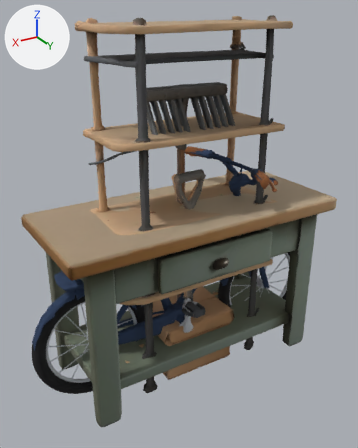
An edit to the glTF model public/models/garage.glb, drawn before and after from the same camera.
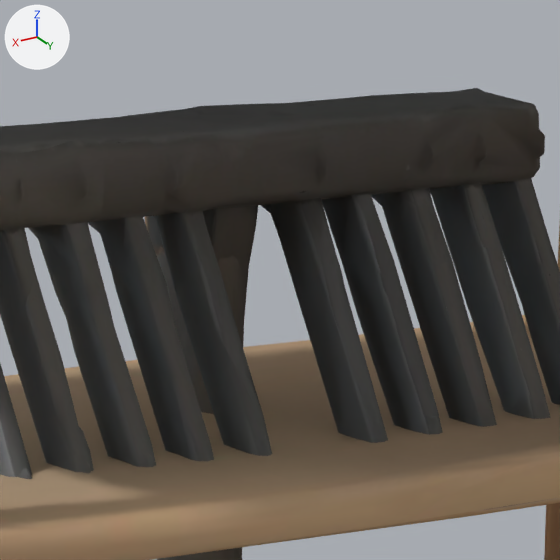
Each version is shown whole from a 50 mm lens placed at (1.239, 1.993, 1.818), pointed at (0.02, -0.038, 0.803), then close up on the part from 43% to 64% of the width and 16% to 33% of the height. Arrows for +X, +Y and +Z are at upper left; the lights stay in place. The older version's two pictures come first. Where no turn or scale is listed for an object, it has been applied to the vertices. Vertices at exactly the same position are counted once.

The first close-up shows 'etagere-garage', 'rateau'.
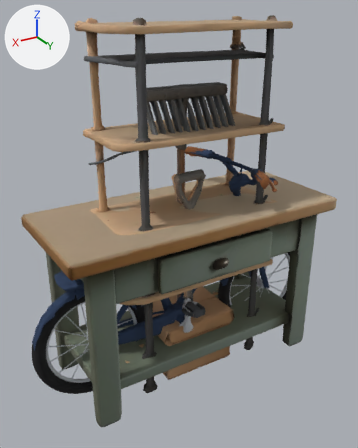
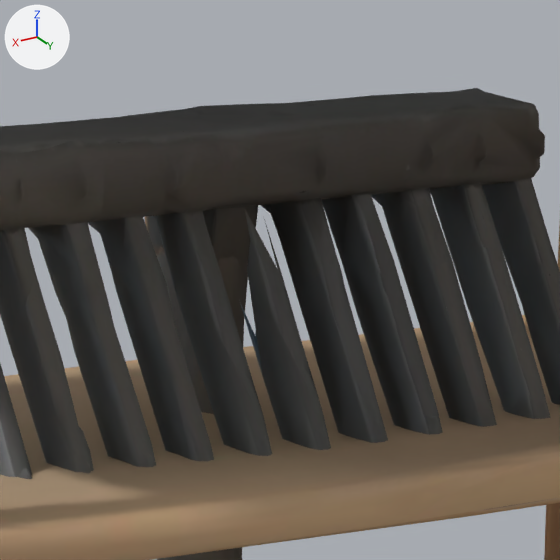
The change, as a diff of the scene's bpy script:
```diff
--- a/public/models/garage.glb.py
+++ b/public/models/garage.glb.py
@@ me_rateau @@
 # used by ob_rateau; location = (0.0, 0.0004, 0.7499)
-me_rateau.from_pydata(...)  # 2018 vertices, 3997 faces; spans x -0.225..0.225, y -0.102..0.102, z -0.75..0.75
+me_rateau.from_pydata(...)  # 2084 vertices, 4114 faces; spans x -0.225..0.225, y -0.102..0.102, z -0.75..0.75
+# me_rateau part 1: a new loose piece of 66 vertices spanning x -0.007..0.009, y 0.004..0.102, z 0.539..0.699, in mat_atlas_005 (picture img_atlas_005)
 me_rateau.materials.append(mat_atlas_005)
```

Where the change shows, as pixel boxes (x1, y1, x2, y2) in the close-ups (560 x 560 px):
part 1 of me_rateau, added
    after: (239, 210, 331, 450)
